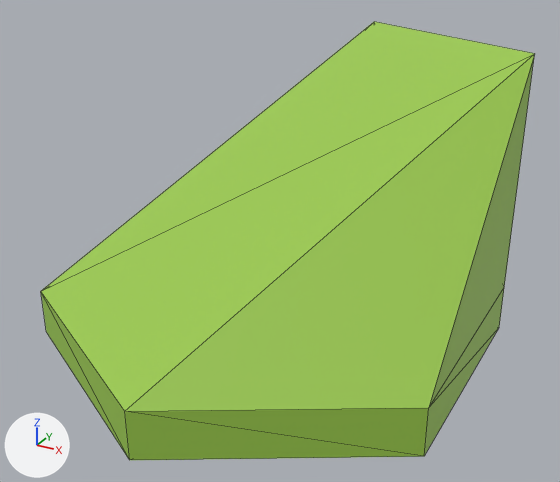
Before and after pictures for a commit that changed the glTF model fof/assets/models/tiles/_1_1.glb.
One viewpoint serves both versions: a 50 mm camera at (1.46, -2.61, 1.74) aimed at (0.05, -0.04, 0.45). The lights are fixed; the arrows at lower left show +X, +Y and +Z. The first picture is the older version. Mesh edges are drawn as thin lines. Vertices at exactly the same position are counted once.

In view in the first picture: 'VaromaStairTile'.
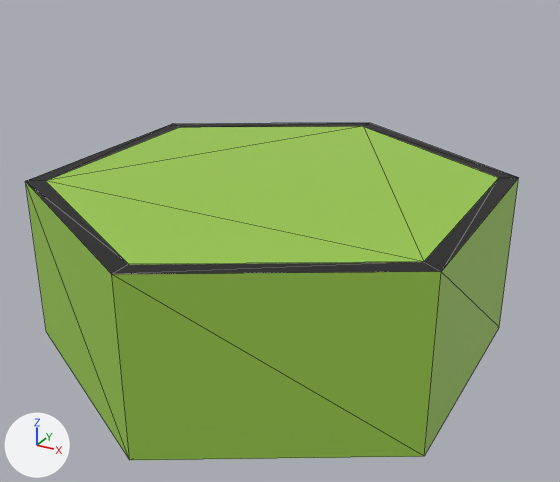
What differs and where, as boxes (x1, y1, x2, y2) in the pictures (560 x 482 px):
```json
{"object": "VaromaStairTile", "change": "reshaped", "before": [41, 22, 535, 460], "after": [25, 123, 518, 460], "on screen": "23% shorter"}
```

Edits to the scene script, one JSON object a line:
```json
{"block": "me_cylinder_008", "where": "# used by ob_varomastairtile; location = (0.0, 0.0, 0.0)"}
{"op": "remove", "block": "me_cylinder_008", "code": "me_cylinder_008.from_pydata(...)  # 14 vertices, 24 faces; spans x -0.87..0.87, y -1.0..1.0, z 0.0..1.2"}
{"op": "add", "block": "me_cylinder_008", "code": "me_cylinder_008.from_pydata(...)  # 18 vertices, 32 faces; spans x -0.87..0.87, y -1.0..1.0, z 0.0..0.7"}
{"block": "me_cylinder_008", "change": "me_cylinder_008 part 1"}
{"block": "me_cylinder_008", "change": "8 vertices are removed from x -0.87..0.87, y -1.0..1.0, z 0.2..1.2"}
{"block": "me_cylinder_008", "change": "20 faces are deleted"}
{"block": "me_cylinder_008", "change": "6 vertices are added at (0.0, 0.92, 0.7), (0.8, 0.46, 0.7), (0.8, -0.46, 0.7), (0.0, -0.92, 0.7), (-0.8, -0.46, 0.7), (-0.8, 0.46, 0.7)"}
{"block": "me_cylinder_008", "change": "6 new vertices lie (0.0, 0.0, 0.7) away from vertices in x -0.87..0.87, y -1.0..1.0, z 0.0"}
{"block": "me_cylinder_008", "change": "28 new faces join them"}
```
